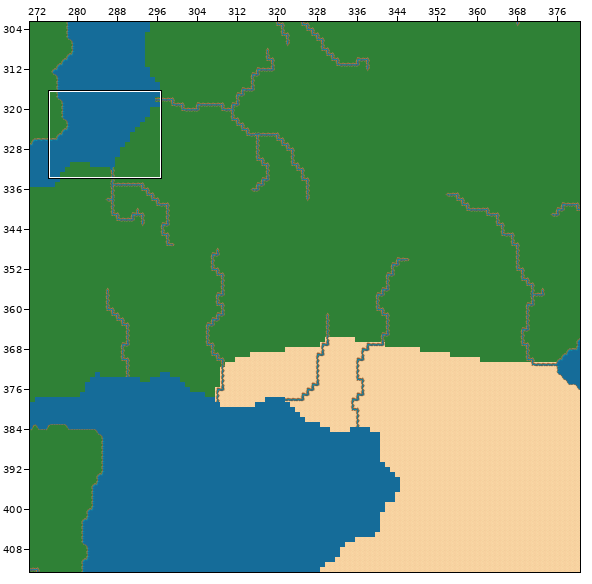
Tiled map, stored at Narivia.Data/Worlds/narivia/world.tmx. The first picture is a wide view before the edit; the outline marks the close-up.
Close-up. Old version:
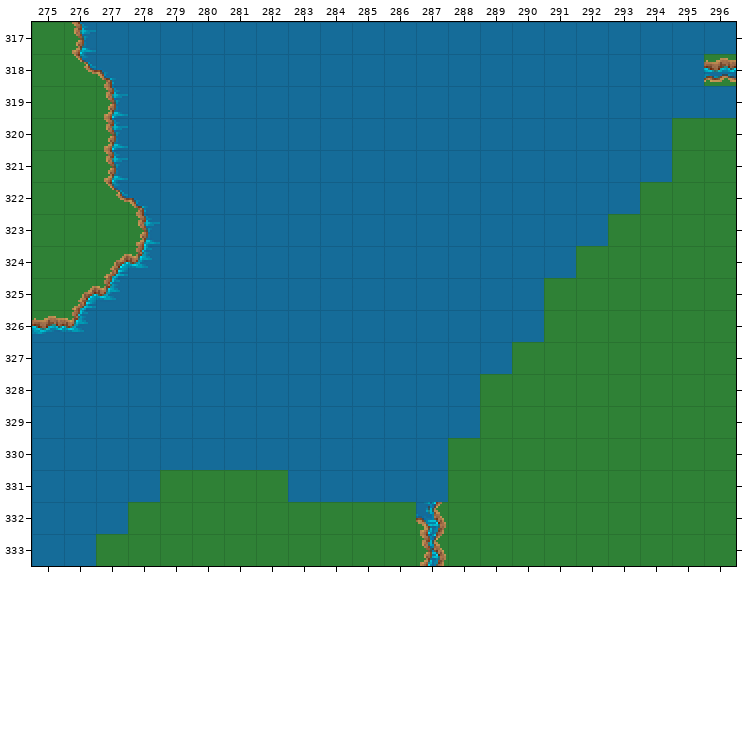
Cells are 16x16 px. Shown: x 275..296, y 317..333. The commit also changed other parts of the map, which this record leaves out.
Once edited:
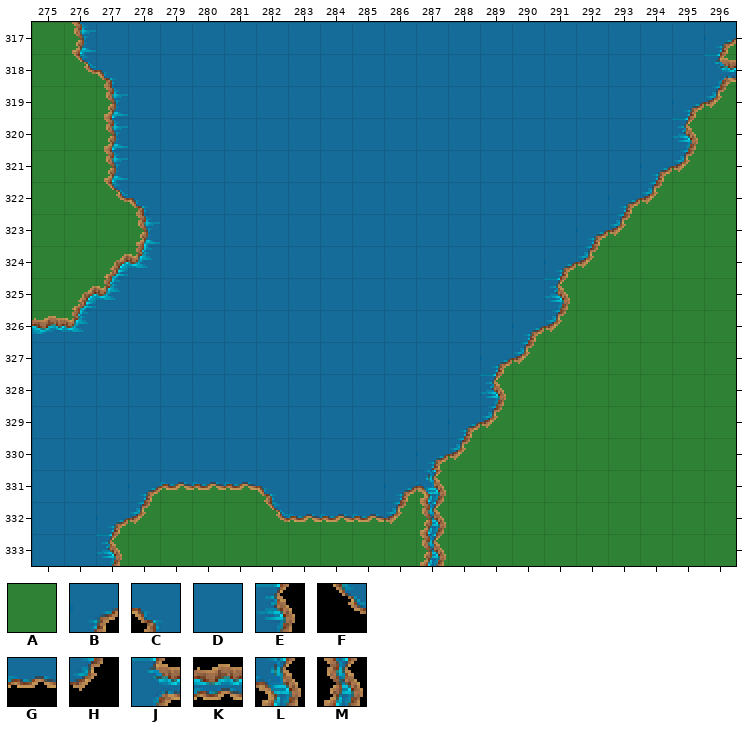
Key: from "grass": A 10; from "water": B 1, C 2, D 10, E 11, F 12, G 13, H 14; from "water_river": J 9, K 17, L 19, M 22.
_ is an empty cell, . an unchanged one.
Change:
--- layer "Grass"
@@ x 296..296 @@
-317 _
+317 A
@@ x 295..296 @@
-319 __
+319 AA
@@ x 291..294 @@
-321 ..._
-322 .._.
-323 ._..
-324 _...
+321 ...A
+322 ..A.
+323 .A..
+324 A...
@@ x 289..290 @@
-326 ._
-327 _.
+326 .A
+327 A.
@@ x 277..288 @@
-329 ..........._
-330 .........._.
-331 ._.......__.
-332 _...........
+329 ...........A
+330 ..........A.
+331 .A.......AA.
+332 A...........
--- layer "Water Bodies"
@@ x 277..296 @@
-317 ...................D
-318 ..................._
-319 ..................DD
-320 .................._.
-321 .................D_.
-322 ................D_..
-323 ...............D_...
-324 ..............D_....
-325 .............._.....
-326 .............D_.....
-327 ............D_......
-328 ............_.......
-329 ...........D_.......
-330 ..........D_........
-331 .D____...DD.........
-332 D_..._____..........
-333 _...................
+317 ...................B
+318 ...................E
+319 ..................BH
+320 ..................E.
+321 .................BH.
+322 ................BH..
+323 ...............BH...
+324 ..............BH....
+325 ..............E.....
+326 .............BH.....
+327 ............BH......
+328 ............E.......
+329 ...........BH.......
+330 ..........BH........
+331 .BGGGC...BH.........
+332 BH...FGGGH..........
+333 E...................
--- layer "Water Rivers"
@@ x 296..296 @@
-318 K
+318 J
@@ x 287..287 @@
-331 _
-332 L
+331 L
+332 M
Where, in picture pixels (left, top, right, bottom), the same in both close-ups:
changed: (96, 36, 736, 566)
